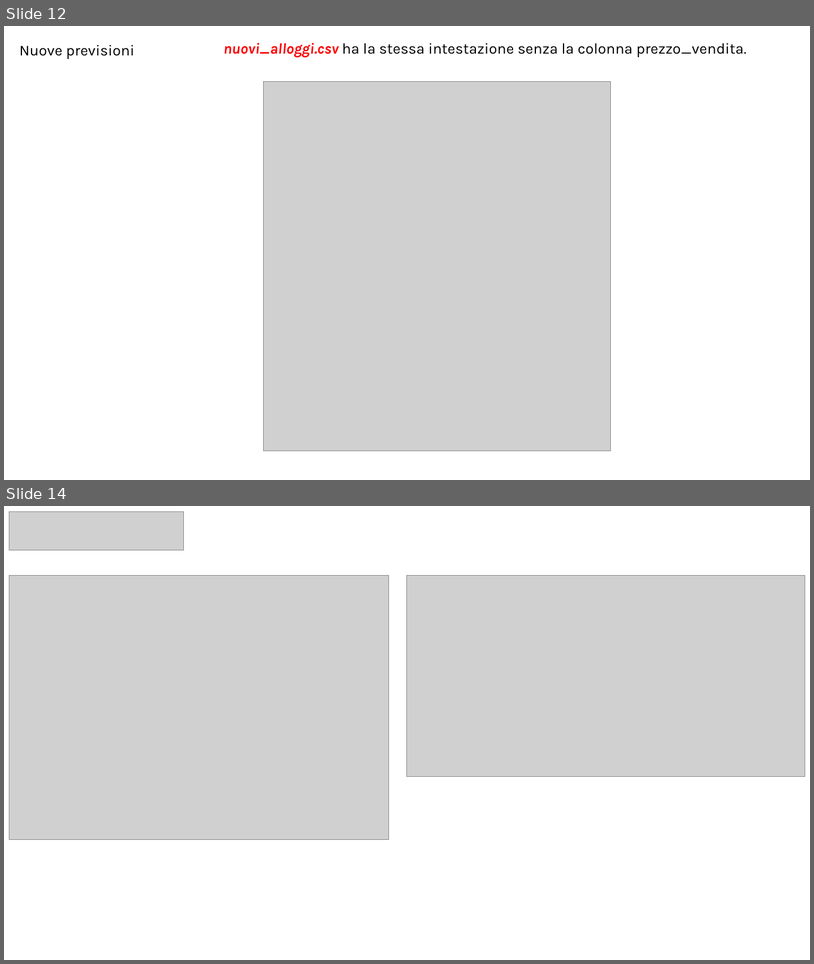
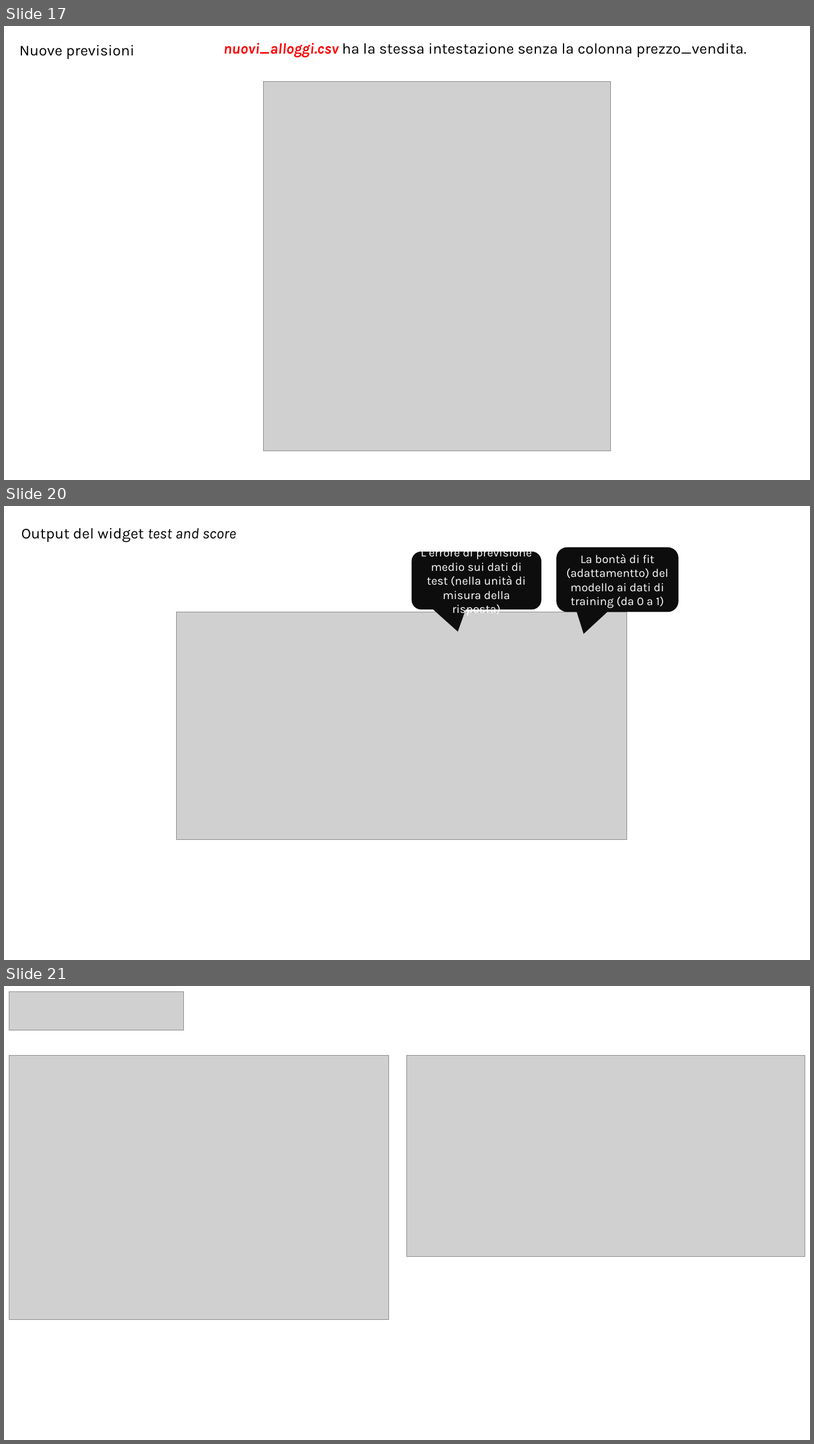
Before and after one commit to antonio-corsi/Corso-ML-Unicredit-settembre-2026, a slide deck: slide.pptx. Shown one above the other, each under a label of ours: slides 12 and 14 before the commit, slides 17, 20 and 21 after it; the slides between them are not shown. The pictures are 814x964 and 814x1444 pixels, drawn with LibreOffice and Linux fonts; fonts in the diff are those of the drawing; grey boxes stand for pictures. Boxes give left, top, right and bottom in pixels: in the first picture for what was removed or moved away, otherwise in the second. Text is boxed around its words. In the diff, an @@ line names an element or a change of style, - is before the commit and + after.

Commit message:
Modifiche PRIMA della TERZA giornata

```diff
--- a/slide.pptx
+++ b/slide.pptx
@@ slide 20 added at box(4, 506, 810, 960), background #FFFFFF @@
@@ text added at box(21, 528, 236, 542), 18 pt, text #000000 @@
+Output del widget test and score
@@ rounded speech box added at box(412, 552, 542, 609), fill #0D0D0D, 14 pt, text #FFFFFF @@
+L’errore di previsione medio sui dati di test (nella unità di misura della risposta)
@@ rounded speech box added at box(557, 547, 679, 612), fill #0D0D0D, 14 pt, text #FFFFFF @@
+La bontà di fit (adattamentto) del modello ai dati di training (da 0 a 1)
@@ picture added at box(176, 612, 628, 840) @@
@@ what was slide 12 is now slide 17 @@
@@ what was slide 14 is now slide 21 @@
```
Also in this commit, not shown: 3 slides changed, 11 other slides added, 2 slides removed, 1 other file.
